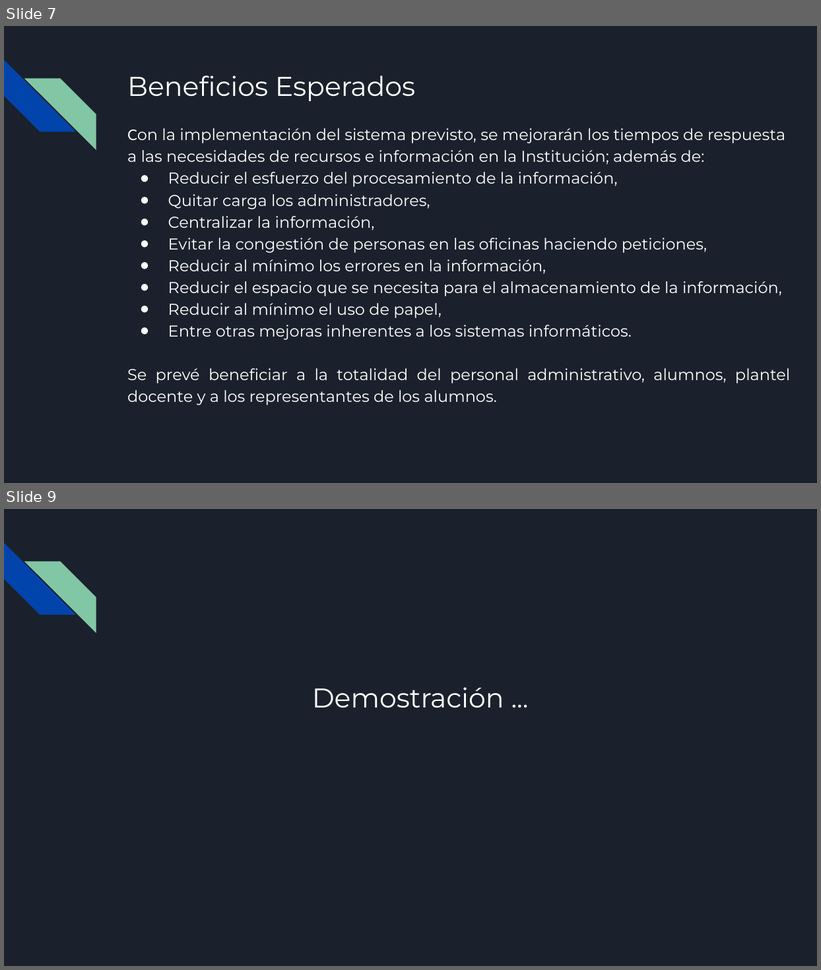
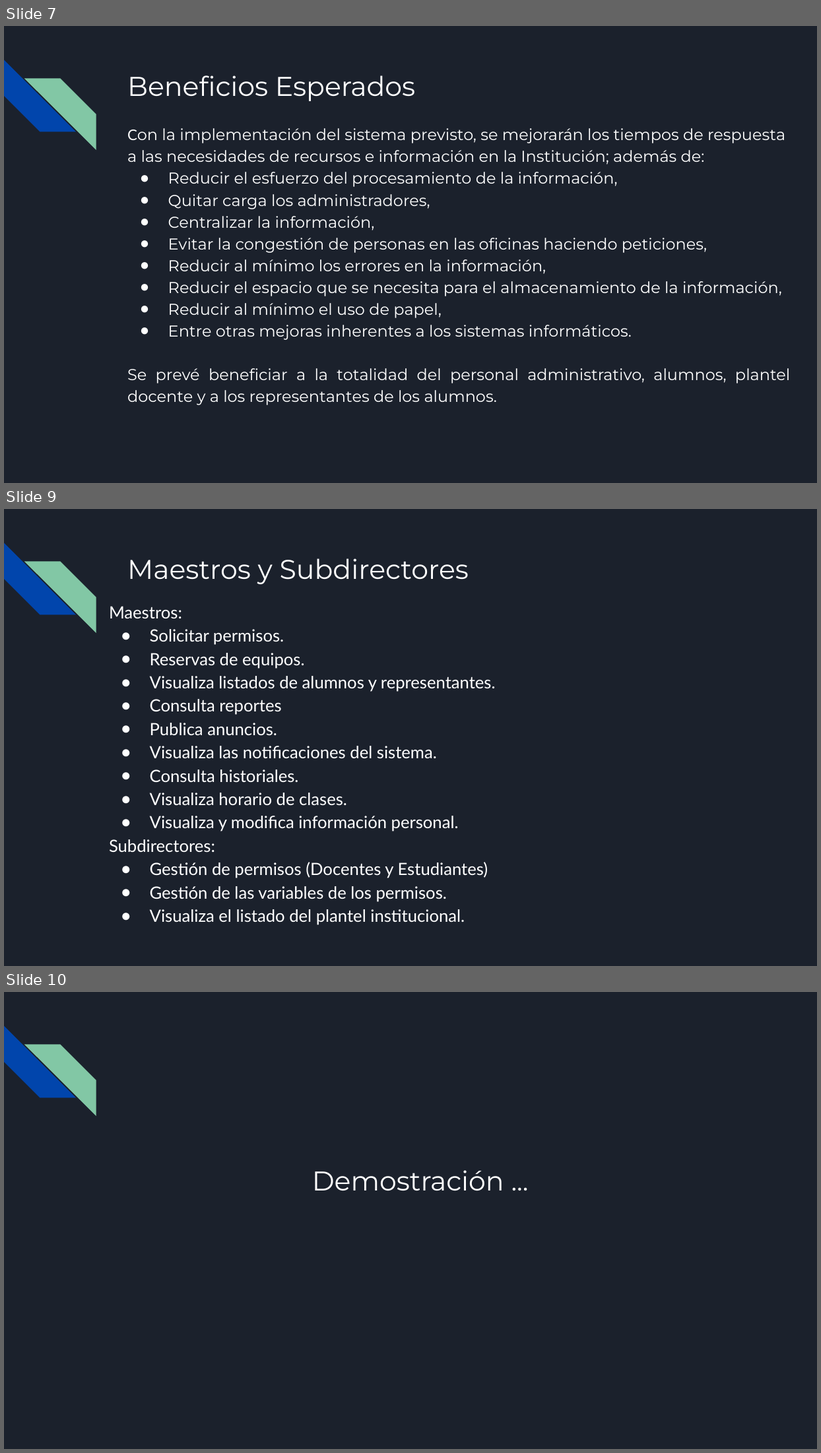
Before and after one commit to GadMurcia/saitae, a slide deck: INTEX-SAITAE.odp. Shown one above the other, each under a label of ours: slides 7 and 9 before the commit, slides 7, 9 and 10 after it; the slides between them are not shown. The pictures are 821x970 and 821x1453 pixels, drawn with LibreOffice and Linux fonts; fonts in the diff are those of the drawing. Boxes give left, top, right and bottom in pixels: in the first picture for what was removed or moved away, otherwise in the second. Text is boxed around its words. In the diff, an @@ line names an element or a change of style, - is before the commit and + after.

Commit message:
modificación de la evaluacón de docentes. Enviado a revisión.

```diff
--- a/INTEX-SAITAE.odp
+++ b/INTEX-SAITAE.odp
@@ slide 9 added at (4,509,817,966), background #1B212C; not listed: 2 template elements that a slide beside it also shows @@
@@ title added at (127,559,469,584), 24 pt, text #FFFFFF @@
+Maestros y Subdirectores
@@ text added at (109,606,496,925), 15 pt, text #FFFFFF @@
+Maestros:
+● Solicitar permisos.
+● Reservas de equipos.
+● Visualiza listados de alumnos y representantes.
+● Consulta reportes
+● Publica anuncios.
+● Visualiza las notificaciones del sistema.
+● Consulta historiales.
+● Visualiza horario de clases.
+● Visualiza y modifica información personal.
+Subdirectores:
+● Gestión de permisos (Docentes y Estudiantes)
+● Gestión de las variables de los permisos.
+● Visualiza el listado del plantel institucional.
@@ what was slide 9 is now slide 10 @@
```
Also in this commit, not shown: 1 slide changed, 9 other files.
